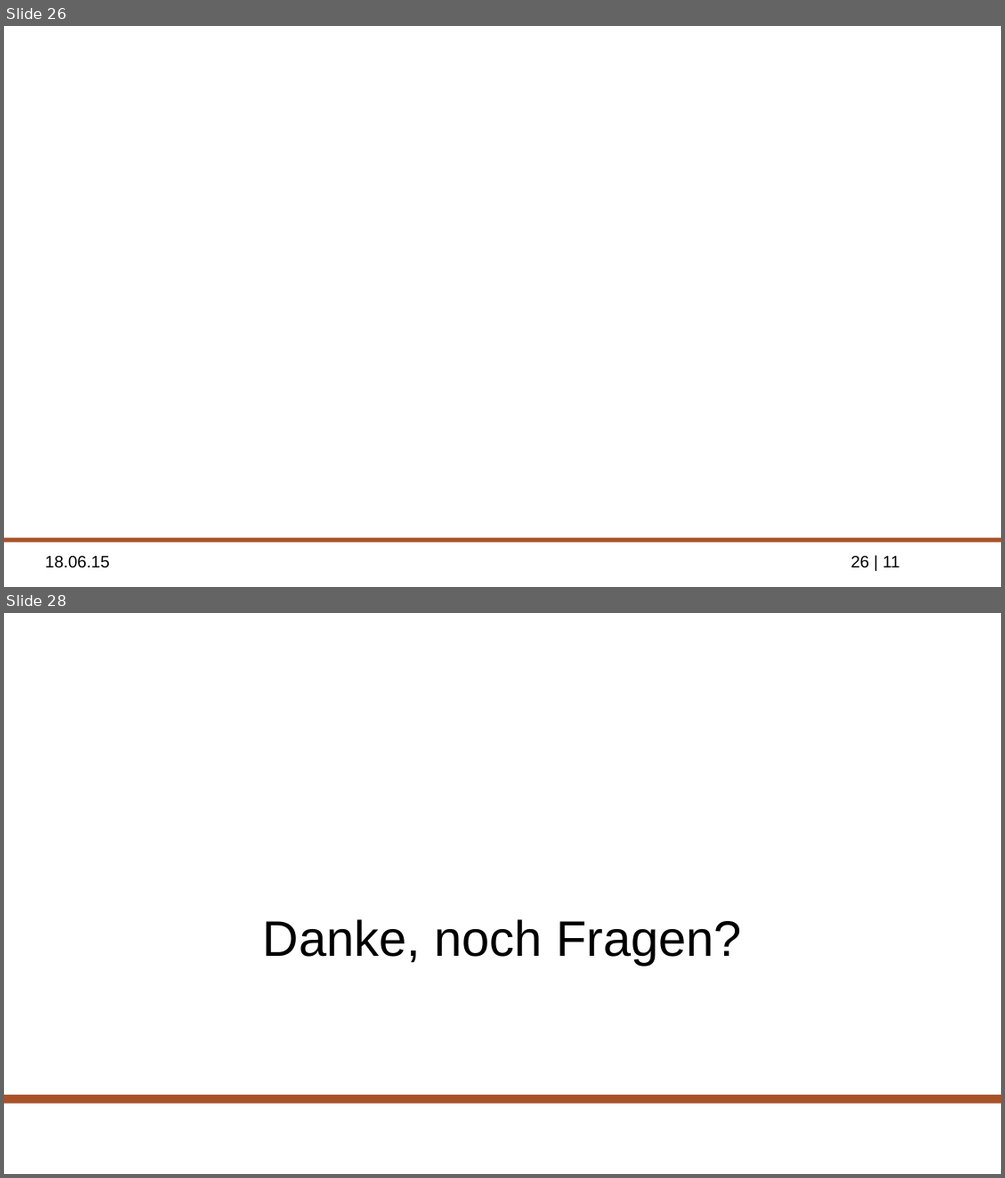
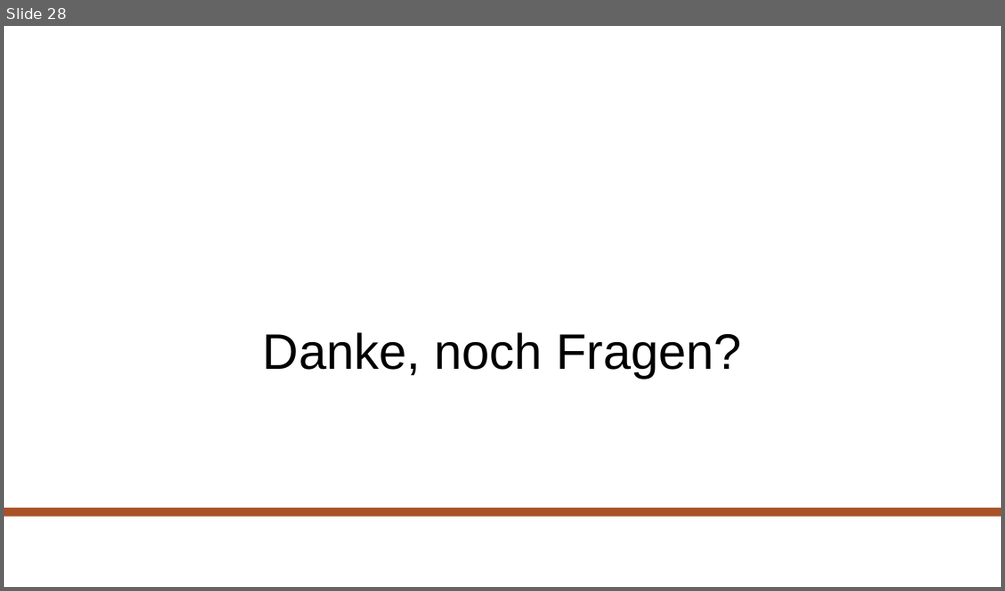
Before and after one commit to ppasler/Formale-Methoden-HMM, a slide deck: presentation/hidden_markov_pasler.odp. Shown one above the other, each under a label of ours: slides 26 and 28 before the commit, slide 28 after it; the slides between them are not shown. The pictures are 1005x1178 and 1005x591 pixels, drawn with LibreOffice and Linux fonts; fonts in the diff are those of the drawing; background and template pictures are left out. Boxes give left, top, right and bottom in pixels: in the first picture for what was removed or moved away, otherwise in the second. Text is boxed around its words. In the diff, an @@ line names an element or a change of style, - is before the commit and + after.

```diff
--- a/presentation/hidden_markov_pasler.odp
+++ b/presentation/hidden_markov_pasler.odp
@@ slide 26 removed at [4, 26, 1001, 587], background picture (left out) @@
@@ rectangle removed at [4, 538, 1001, 542] @@
@@ text removed at [45, 556, 110, 568] @@
-18.06.15
@@ page number removed at [850, 556, 899, 567] @@
-26 | 11
```
Also in this commit, not shown: 25 slides changed, 2 slides added, 1 other slide removed.
